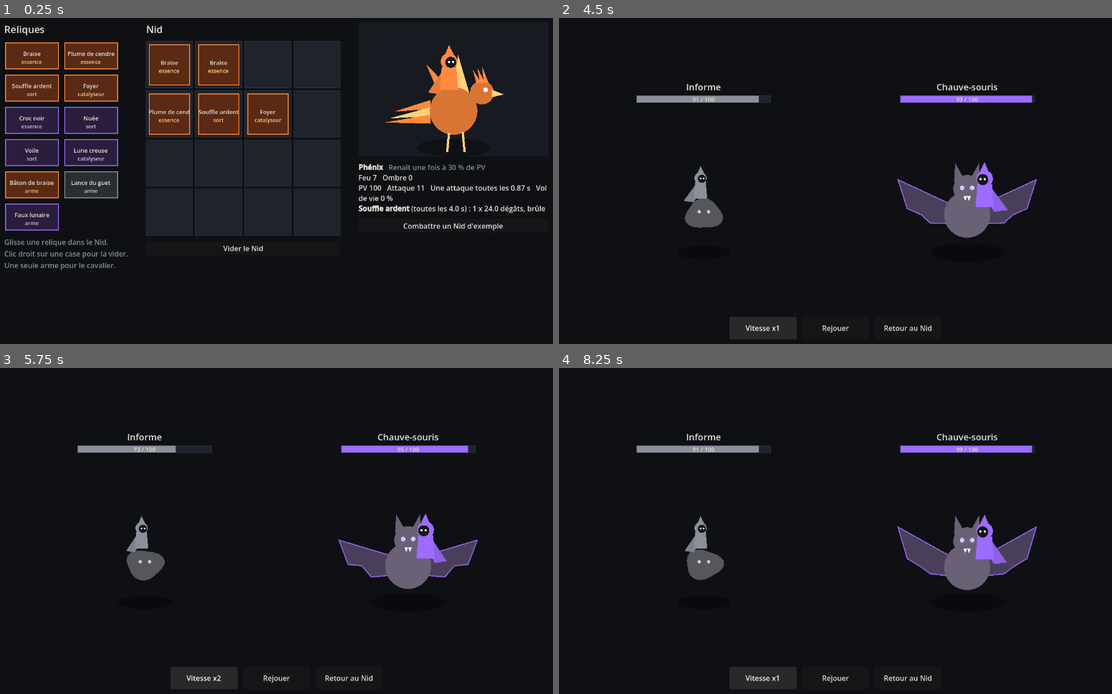
Above: before the commit, frames 1-4 (two rows, left to right).
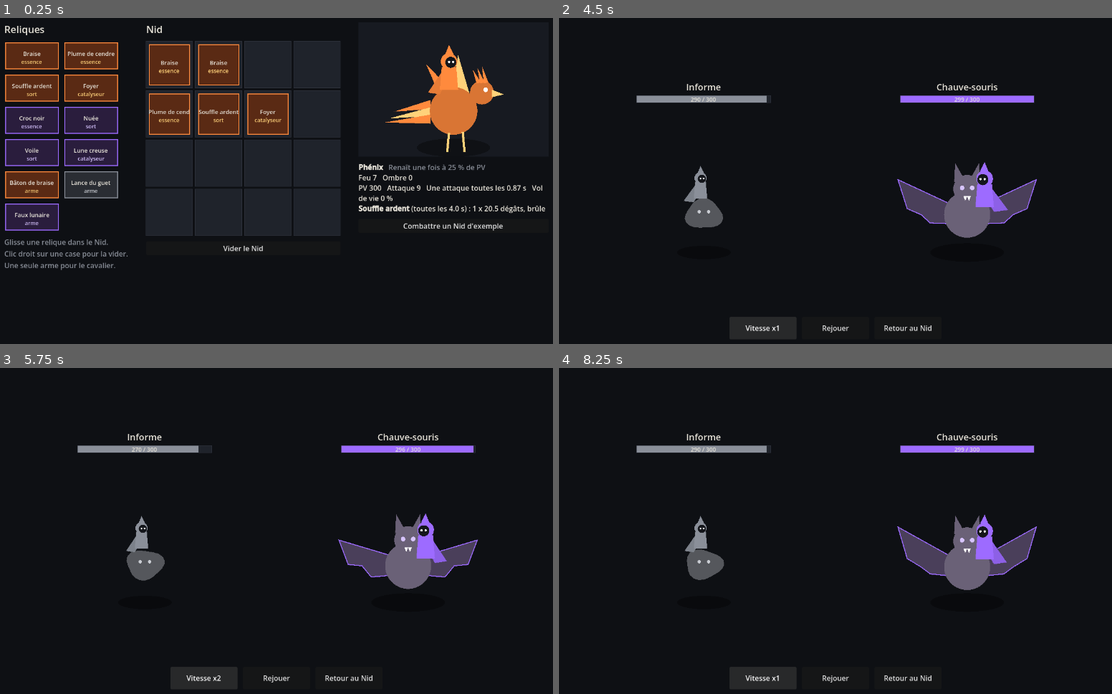
Above: after the commit, the same moments.

Repository: G-Morgane/creatures_battle
Game: Godot game, scene res://main.tscn
The game is run twice, just before and just after one commit, with the same random seed, the same clock (stepped at 60 frames per second) and the same inputs.
Inputs:
- Up to frame 1 (0.25 s): no input
- Up to frame 2 (4.5 s): click "Vider le Nid" at 0.5 s; click "Combattre un Nid d'exemple" at 1.25 s; click "Rejouer" at 2 s; click "Rejouer" at 2.75 s; click "Rejouer" at 3.5 s; click "Vitesse x2" at 4.25 s
- Up to frame 3 (5.75 s): click "Vitesse x1" at 5 s
- Up to frame 4 (8.25 s): click "Retour au Nid" at 5.75 s; click "Vider le Nid" at 6.5 s; click "Combattre un Nid d'exemple" at 7.25 s; click "Vitesse x2" at 8 s

The runs differ from the first frame. In frame 1, 0.3% of the frame differs, in the area x 66-99%, y 45-60%; in frame 2, 0.1%; in frame 3, 0.2%; in frame 4, 0.1%.

Commit message:
⚖️ Équilibre les combats sur 17 à 25 s et ajoute le tableau des matchups
Co-Authored-By: Claude Opus 5.5 <noreply@anthropic.com>

Diff:
--- a/scripts/combat.gd
+++ b/scripts/combat.gd
@@ -43,10 +43,13 @@
 		var morts := [_mort(cotes[0]), _mort(cotes[1])]
 		images.append([cotes[0]["pv"], cotes[1]["pv"], cotes[0]["brulure"] > 0.0, cotes[1]["brulure"] > 0.0])
 		if morts[0] or morts[1]:
+			var v := 1 if morts[0] else 0
+			# Chute simultanee : celui qui finit le moins en negatif tient debout.
 			if morts[0] and morts[1]:
-				_noter("Les deux tombent ensemble.")
-				return -1
-			var v := 1 if morts[0] else 0
+				if is_equal_approx(cotes[0]["pv"], cotes[1]["pv"]):
+					_noter("Les deux tombent ensemble.")
+					return -1
+				v = 0 if cotes[0]["pv"] > cotes[1]["pv"] else 1
 			_noter("%s l'emporte." % cotes[v]["cr"]["nom"])
 			return v
 	_noter("Temps écoulé.")
--- a/scripts/data.gd
+++ b/scripts/data.gd
@@ -6,19 +6,19 @@
 
 # --- creature --------------------------------------------------------------
 
-const PV_BASE := 100.0
+const PV_BASE := 300.0
 const ATTAQUE_BASE := 5.0
 const INTERVALLE_BASE := 1.0   # secondes entre deux attaques de base
 
 # forme : ce qui eclot quand l'element domine
 # Pas d'avantage elementaire : aucun element ne bat un autre (CONCEPTION.md §5).
 const FORMES := {
-	"feu":   {"nom": "Phénix",        "passif": "Renaît une fois à 30 % de PV"},
+	"feu":   {"nom": "Phénix",        "passif": "Renaît une fois à 25 % de PV"},
 	"ombre": {"nom": "Chauve-souris", "passif": "Vol de vie sur les attaques de base"},
 	"":      {"nom": "Informe",       "passif": "Aucun"},
 }
 
-const RENAISSANCE_PV := 0.3
+const RENAISSANCE_PV := 0.25
 const VOL_DE_VIE_OMBRE := 0.15
 
 # --- combat ----------------------------------------------------------------
@@ -36,18 +36,18 @@
 const RELIQUES := {
 	# feu
 	"braise":         {"nom": "Braise",         "element": "feu",   "affinite": 2, "type": "essence",
-		"attaque": 3.0},
+		"attaque": 2.0},
 	"plume_cendre":   {"nom": "Plume de cendre","element": "feu",   "affinite": 1, "type": "essence",
 		"vitesse": 0.15},
 	"souffle_ardent": {"nom": "Souffle ardent", "element": "feu",   "affinite": 1, "type": "sort",
-		"recharge": 4.0, "degats": 10.0, "par_affinite": 2.0, "coups": 1},
+		"recharge": 4.0, "degats": 10.0, "par_affinite": 1.5, "coups": 1},
 	"foyer":          {"nom": "Foyer",          "element": "feu",   "affinite": 1, "type": "catalyseur",
 		"effet": "brulure"},
 	# ombre
 	"croc_noir":      {"nom": "Croc noir",      "element": "ombre", "affinite": 2, "type": "essence",
-		"attaque": 2.0, "vol_de_vie": 0.10},
+		"attaque": 2.5, "vol_de_vie": 0.10},
 	"nuee":           {"nom": "Nuée",           "element": "ombre", "affinite": 1, "type": "sort",
-		"recharge": 5.0, "degats": 2.0, "par_affinite": 0.5, "coups": 5},
+		"recharge": 5.0, "degats": 3.0, "par_affinite": 0.5, "coups": 5},
 	"voile":          {"nom": "Voile",          "element": "ombre", "affinite": 1, "type": "sort",
 		"recharge": 6.0, "esquive": true},
 	"lune_creuse":    {"nom": "Lune creuse",    "element": "ombre", "affinite": 1, "type": "catalyseur",
@@ -55,7 +55,7 @@
 	# armes : le cavalier en tient une seule et lance son propre sort.
 	# Les catalyseurs voisins s'appliquent aussi a ce sort.
 	"baton_braise":   {"nom": "Bâton de braise","element": "feu",   "affinite": 1, "type": "arme",
-		"sort": "Boule de feu", "recharge": 3.0, "degats": 6.0, "par_affinite": 1.5, "coups": 1},
+		"sort": "Boule de feu", "recharge": 3.0, "degats": 6.0, "par_affinite": 1.0, "coups": 1},
 	"lance_guet":     {"nom": "Lance du guet",  "element": "",      "affinite": 0, "type": "arme",
 		"sort": "Estoc", "recharge": 2.5, "degats": 8.0, "coups": 1, "perce": true},
 	"faux_lunaire":   {"nom": "Faux lunaire",   "element": "ombre", "affinite": 1, "type": "arme",
--- /dev/null
+++ b/tests/equilibrage.gd
@@ -0,0 +1,42 @@
+extends SceneTree
+
+# Tableau des matchups : duree et vainqueur de chaque combat entre builds types.
+# Lancer : godot --headless --path . -s res://tests/equilibrage.gd
+
+const CIBLE_MIN := 15.0
+const CIBLE_MAX := 25.0
+
+func _builds() -> Dictionary:
+	var b := {}
+	b["Feu"] = Exemples.nid_feu()
+	b["Feu + bâton"] = _avec(Exemples.nid_feu(), "baton_braise", Vector2i(2, 0))
+	b["Feu + lance"] = _avec(Exemples.nid_feu(), "lance_guet", Vector2i(2, 0))
+	b["Ombre"] = Exemples.nid_ombre()
+	b["Ombre + faux"] = _avec(Exemples.nid_ombre(), "faux_lunaire", Vector2i(2, 0))
+	b["Ombre + lance"] = _avec(Exemples.nid_ombre(), "lance_guet", Vector2i(2, 0))
+	return b
+
+func _avec(n: Nid, id: String, c: Vector2i) -> Nid:
+	n.placer(c, id)
+	return n
+
+func _initialize() -> void:
+	var b := _builds()
+	var noms := b.keys()
+	var durees := []
+	var victoires := {}
+	print("| Build A | Build B | Durée | Vainqueur |")
+	print("|---|---|---|---|")
+	for i in noms.size():
+		for j in range(i + 1, noms.size()):
+			var c := Combat.new(b[noms[i]].eclore(), b[noms[j]].eclore())
+			var v := c.simuler()
+			var gagnant: String = "Égalité" if v == -1 else [noms[i], noms[j]][v]
+			victoires[gagnant] = victoires.get(gagnant, 0) + 1
+			var hors := c.t < CIBLE_MIN - 0.01 or c.t > CIBLE_MAX + 0.01
+			print("| %s | %s | %.1f s%s | %s |" % [noms[i], noms[j], c.t, " ⚠" if hors else "", gagnant])
+			durees.append(c.t)
+	durees.sort()
+	print("\nDurée min %.1f s, médiane %.1f s, max %.1f s" % [durees[0], durees[durees.size() / 2], durees[-1]])
+	print("Victoires : ", victoires)
+	quit()
--- a/tests/smoke.gd
+++ b/tests/smoke.gd
@@ -37,8 +37,8 @@
 	var nuee: Dictionary = ombre["sorts"].filter(func(s): return s["nom"] == "Nuée")[0]
 	var ok := _verifier(feu["sorts"][0]["brulure"], "foyer voisin -> brulure")
 	ok = _verifier(nuee["vol_de_vie"] > 0.0, "lune creuse voisine -> vol de vie") and ok
-	# souffle ardent : 10 + 2 x affinite feu (2+2+1+1+1 = 7)
-	return _verifier(is_equal_approx(feu["sorts"][0]["degats"], 24.0), "degats selon affinite") and ok
+	# souffle ardent : 10 + 1,5 x affinite feu (2+2+1+1+1 = 7)
+	return _verifier(is_equal_approx(feu["sorts"][0]["degats"], 20.5), "degats selon affinite") and ok
 
 func _deterministe() -> bool:
 	var r := []
Not shown, changed: CONCEPTION.md
Not shown, changed: README.md
